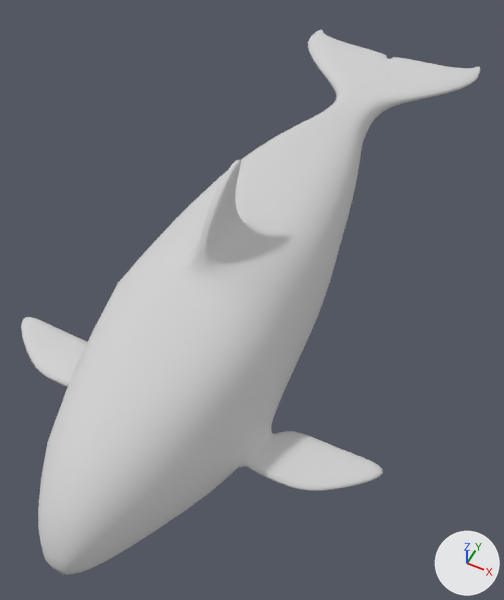
An edit to the glTF model Models/シャチ.glb, drawn before and after from the same camera.
Camera for both pictures: a camera (50 mm lens) standing at (4.26, -9.85, 9.44) and looking at (0.17, -1.67, -0.77). The axes (+X, +Y, +Z) are drawn at lower right. The lights are the same throughout.
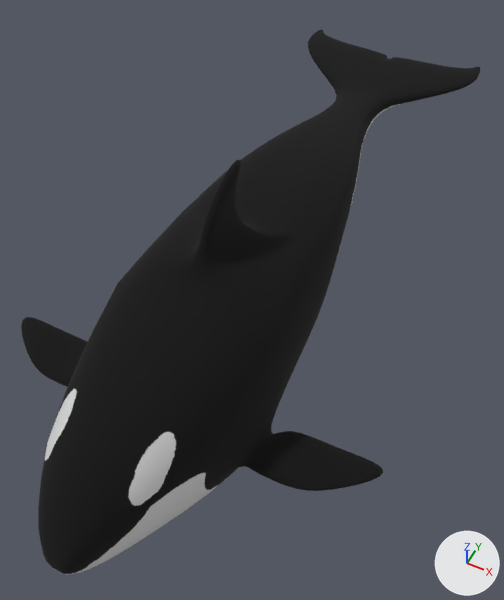
Changed parts and their boxes [x1, y1, x2, y2] in the pictures (504 x 600 px):
'Cube', surface changed (grey to black)
    both: [21, 30, 480, 575]

Edits to the bpy script that builds the scene:
```text
Add img_syachi:
    img_syachi = load_image('syachi', '_unpacked/syachi', 1024, 1024, 'sRGB')
Change mat_material:
    where n0 = _N.new('ShaderNodeBsdfPrincipled'); n0.name = 'Principled BSDF'
    remove n0.inputs[0].default_value = (0.64, 0.64, 0.64, 1.0)  # 'Base Color', light grey #d1d1d1
    add n2 = _N.new('ShaderNodeMix'); n2.name = 'Mix'
    add n2.data_type = 'RGBA'
    add n2.blend_type = 'MULTIPLY'
    add n2.inputs[0].default_value = 1.0  # 'Factor'
    add n2.inputs[7].default_value = (0.64, 0.64, 0.64, 1.0)  # 'B', light grey #d1d1d1
    add n3 = _N.new('ShaderNodeTexImage'); n3.name = 'Image Texture'
    add n3.image = img_syachi
    add _L.new(n2.outputs[2], n0.inputs[0])  # 'Result' to 'Base Color'
    add _L.new(n3.outputs[0], n2.inputs[6])  # 'Color' to 'A'
```
